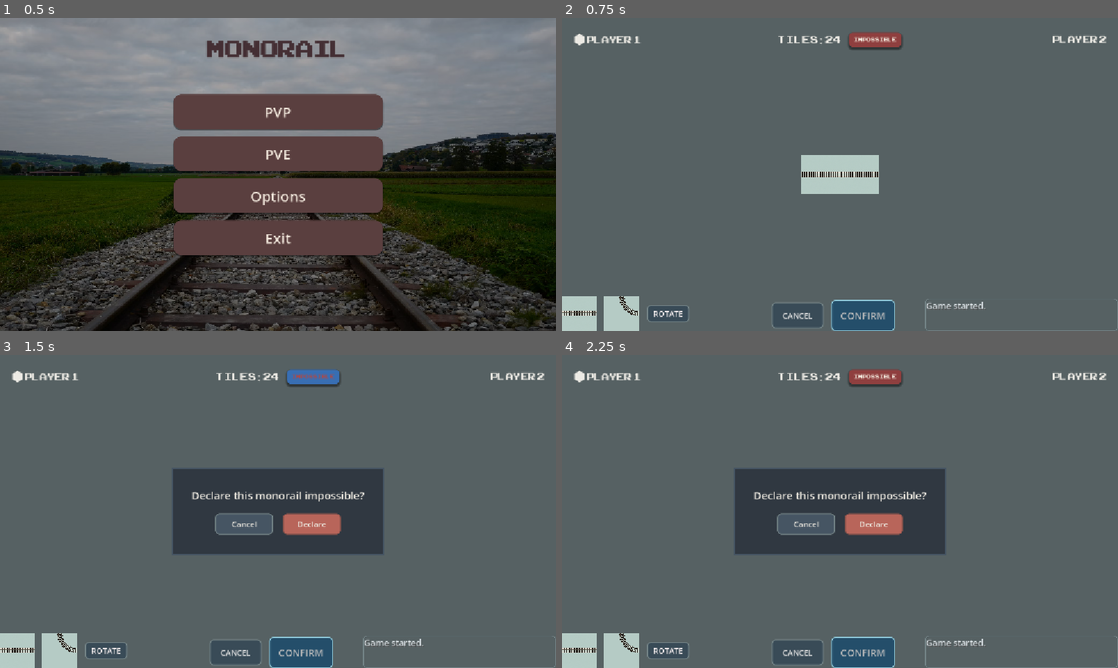
Above: before the commit, frames 1-4 (two rows, left to right).
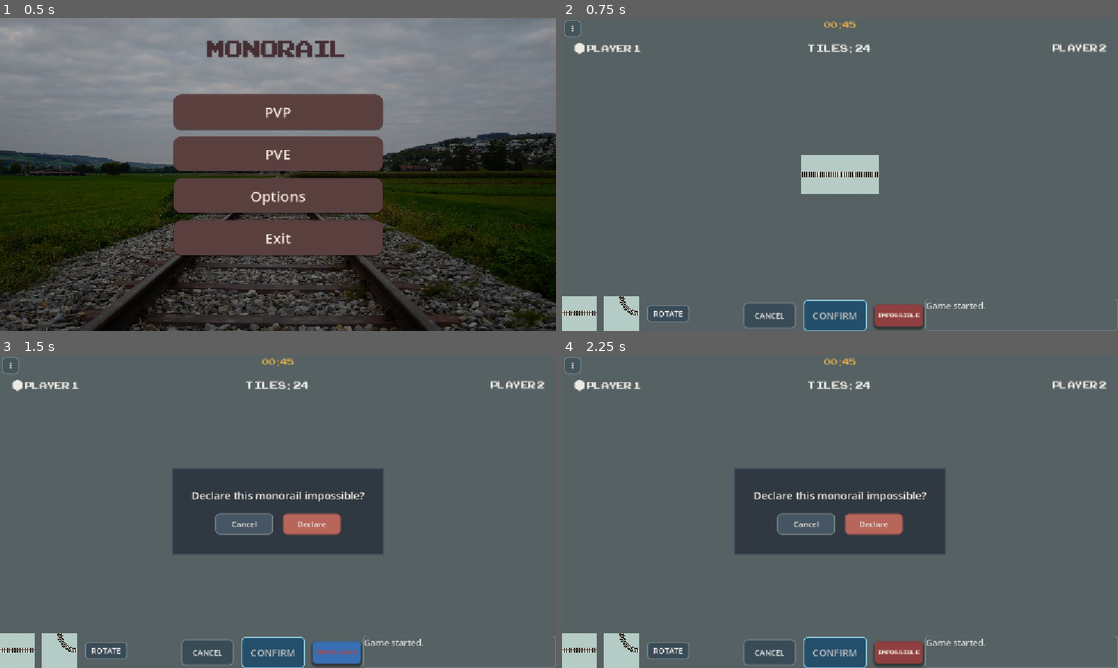
Above: after the commit, the same moments.

Repository: NguyenDucAnh20235585/monorail-godot
Game: Godot game, scene res://scenes/main_menu/main_menu.tscn
Two runs of this game, one before a commit and one after it. Both use one fixed random seed, a clock stepped at 60 frames per second and the inputs below.
Inputs (mouse positions are in pixels of both pictures, inside the frame that each line leads up to):
- Up to frame 1 (0.5 s): no input
- Up to frame 2 (0.75 s): click "PVP" at 0.5 s
- Up to frame 3 (1.5 s): click "IMPOSSIBLE" at 1.25 s
- Up to frame 4 (2.25 s): click (573, 364) at 2 s, where only the run after the commit has a clickable "⋮"

Frame 1 is identical in both runs. In frame 2, 3.5% of the frame differs, in the area x 0-98%, y 0-100%; in frame 3, 3.5%; in frame 4, 3.5%.

Commit message:
feat: update gameplay hud utility layout - anh.nd

Diff:
--- a/main.gd
+++ b/main.gd
@@ -16,7 +16,7 @@
 @onready var player_1_label: Label = $GameplayUI/HUD/MainLayout/TopArea/TopBar/LeftSide/Player1Label
 @onready var player_2_label: Label = $GameplayUI/HUD/MainLayout/TopArea/TopBar/RightSide/Player2Label
 @onready var remaining_tiles_label: Label = $GameplayUI/HUD/MainLayout/TopArea/TopBar/CenterInfo/RemainingTilesLabel
-@onready var impossible_button: Button = $GameplayUI/HUD/MainLayout/TopArea/TopBar/CenterInfo/ImpossibleButton
+@onready var impossible_button: Button = $GameplayUI/HUD/MainLayout/BottomArea/BottomLayout/ControlsRow/CenterControls/ImpossibleButton
 @onready var game_log: RichTextLabel = $GameplayUI/HUD/MainLayout/BottomArea/BottomLayout/ControlsRow/RightControls/GameLog
 @onready var end_game_overlay: Control = $GameplayUI/EndGameOverlay
 @onready var winner_label: Label = $GameplayUI/EndGameOverlay/CenterContainer/EndGameContainer/WinnerLabel
--- a/main.tscn
+++ b/main.tscn
@@ -7,6 +7,155 @@
 [ext_resource type="Texture2D" uid="uid://cu2duj0vw86v5" path="res://assets/png/Straight_tile.png" id="4_1bvp3"]
 [ext_resource type="Texture2D" uid="uid://bja2egrh1pukd" path="res://assets/png/Curve_tile.png" id="5_lquwl"]
 
+[sub_resource type="StyleBoxFlat" id="StyleBoxFlat_3owqy"]
+bg_color = Color(0.2627451, 0.33333334, 0.35686275, 1)
+border_width_left = 2
+border_width_top = 2
+border_width_right = 2
+border_width_bottom = 2
+border_color = Color(0.45490196, 0.5176471, 0.5294118, 1)
+corner_radius_top_left = 8
+corner_radius_top_right = 8
+corner_radius_bottom_right = 8
+corner_radius_bottom_left = 8
+shadow_color = Color(0.083911665, 0.083911665, 0.083911665, 0.6)
+shadow_offset = Vector2(0, 2)
+
+[sub_resource type="StyleBoxFlat" id="StyleBoxFlat_kek77"]
+bg_color = Color(0.22352941, 0.29411766, 0.34117648, 1)
+border_width_left = 2
+border_width_top = 2
+border_width_right = 2
+border_width_bottom = 2
+border_color = Color(0.45490196, 0.5176471, 0.5294118, 1)
+corner_radius_top_left = 8
+corner_radius_top_right = 8
+corner_radius_bottom_right = 8
+corner_radius_bottom_left = 8
+shadow_color = Color(0, 0, 0, 0)
+shadow_size = 3
+shadow_offset = Vector2(0, 2)
+
+[sub_resource type="StyleBoxFlat" id="StyleBoxFlat_4c57u"]
+bg_color = Color(0.16078432, 0.22352941, 0.25882354, 1)
+border_width_left = 2
+border_width_top = 2
+border_width_right = 2
+border_width_bottom = 2
+border_color = Color(0.3764706, 0.4627451, 0.5019608, 1)
+corner_radius_top_left = 8
+corner_radius_top_right = 8
+corner_radius_bottom_right = 8
+corner_radius_bottom_left = 8
+shadow_color = Color(0, 0, 0, 0)
+shadow_size = 3
+shadow_offset = Vector2(0, 2)
+
+[sub_resource type="StyleBoxFlat" id="StyleBoxFlat_efxa6"]
+bg_color = Color(0.22352941, 0.29411766, 0.34117648, 1)
+border_width_left = 2
+border_width_top = 2
+border_width_right = 2
+border_width_bottom = 2
+border_color = Color(0.45490196, 0.5176471, 0.5294118, 1)
+corner_radius_top_left = 8
+corner_radius_top_right = 8
+corner_radius_bottom_right = 8
+corner_radius_bottom_left = 8
+shadow_color = Color(0, 0, 0, 0)
+shadow_size = 3
+shadow_offset = Vector2(0, 2)
+
+[sub_resource type="StyleBoxFlat" id="StyleBoxFlat_dg77c"]
+bg_color = Color(0.22352941, 0.29411766, 0.34117648, 1)
+border_width_left = 2
+border_width_top = 2
+border_width_right = 2
+border_width_bottom = 2
+border_color = Color(0.45490196, 0.5176471, 0.5294118, 1)
+corner_radius_top_left = 8
+corner_radius_top_right = 8
+corner_radius_bottom_right = 8
+corner_radius_bottom_left = 8
+shadow_color = Color(0, 0, 0, 0)
+shadow_size = 3
+shadow_offset = Vector2(0, 2)
+
+[sub_resource type="StyleBoxFlat" id="StyleBoxFlat_ycdy4"]
+bg_color = Color(0.16078432, 0.22352941, 0.25882354, 1)
+border_width_left = 2
+border_width_top = 2
+border_width_right = 2
+border_width_bottom = 2
+border_color = Color(0.45490196, 0.5176471, 0.5294118, 1)
+corner_radius_top_left = 8
+corner_radius_top_right = 8
+corner_radius_bottom_right = 8
+corner_radius_bottom_left = 8
+shadow_color = Color(0, 0, 0, 0)
+shadow_size = 3
+shadow_offset = Vector2(0, 2)
+
+[sub_resource type="StyleBoxFlat" id="StyleBoxFlat_w48qg"]
+bg_color = Color(0.2784314, 0.38431373, 0.4392157, 1)
+border_width_left = 2
+border_width_top = 2
+border_width_right = 2
+border_width_bottom = 2
+border_color = Color(0.5686275, 0.6666667, 0.70980394, 1)
+corner_radius_top_left = 8
+corner_radius_top_right = 8
+corner_radius_bottom_right = 8
+corner_radius_bottom_left = 8
+shadow_color = Color(0.45490196, 0.5176471, 0.5294118, 1)
+shadow_size = 3
+shadow_offset = Vector2(0, 2)
+
+[sub_resource type="StyleBoxFlat" id="StyleBoxFlat_7mycd"]
+bg_color = Color(0.14117648, 0.30588236, 0.41568628, 1)
+border_width_left = 2
+border_width_top = 2
+border_width_right = 2
+border_width_bottom = 2
+border_color = Color(0.54901963, 0.77254903, 0.8392157, 1)
+corner_radius_top_left = 8
+corner_radius_top_right = 8
+corner_radius_bottom_right = 8
+corner_radius_bottom_left = 8
+shadow_color = Color(0, 0, 0, 0)
+shadow_size = 3
+shadow_offset = Vector2(0, 2)
+
+[sub_resource type="StyleBoxFlat" id="StyleBoxFlat_272bh"]
+bg_color = Color(0.09411765, 0.22745098, 0.3137255, 1)
+border_width_left = 2
+border_width_top = 2
+border_width_right = 2
+border_width_bottom = 2
+border_color = Color(0.3764706, 0.6156863, 0.6901961, 1)
+corner_radius_top_left = 8
+corner_radius_top_right = 8
+corner_radius_bottom_right = 8
+corner_radius_bottom_left = 8
+shadow_color = Color(0.8627451, 0.9254902, 0.94509804, 1)
+shadow_size = 3
+shadow_offset = Vector2(0, 2)
+
+[sub_resource type="StyleBoxFlat" id="StyleBoxFlat_5vw27"]
+bg_color = Color(0.18039216, 0.42745098, 0.47058824, 1)
+border_width_left = 2
+border_width_top = 2
+border_width_right = 2
+border_width_bottom = 2
+border_color = Color(0.54901963, 0.77254903, 0.8392157, 1)
+corner_radius_top_left = 8
+corner_radius_top_right = 8
+corner_radius_bottom_right = 8
+corner_radius_bottom_left = 8
+shadow_color = Color(0, 0, 0, 0)
+shadow_size = 3
+shadow_offset = Vector2(0, 2)
+
 [sub_resource type="StyleBoxFlat" id="StyleBoxFlat_hiya0"]
 bg_color = Color(0.56078434, 0.24705882, 0.24705882, 1)
 corner_radius_top_left = 8
@@ -36,141 +185,6 @@
 shadow_color = Color(0, 0, 0, 0.44313726)
 shadow_size = 5
 shadow_offset = Vector2(0, 3.5)
-
-[sub_resource type="StyleBoxFlat" id="StyleBoxFlat_kek77"]
-bg_color = Color(0.22352941, 0.29411766, 0.34117648, 1)
-border_width_left = 2
-border_width_top = 2
-border_width_right = 2
-border_width_bottom = 2
-border_color = Color(0.45490196, 0.5176471, 0.5294118, 1)
-corner_radius_top_left = 8
-corner_radius_top_right = 8
-corner_radius_bottom_right = 8
-corner_radius_bottom_left = 8
-shadow_color = Color(0, 0, 0, 0)
-shadow_size = 3
-shadow_offset = Vector2(0, 2)
-
-[sub_resource type="StyleBoxFlat" id="StyleBoxFlat_4c57u"]
-bg_color = Color(0.16078432, 0.22352941, 0.25882354, 1)
-border_width_left = 2
-border_width_top = 2
-border_width_right = 2
-border_width_bottom = 2
-border_color = Color(0.3764706, 0.4627451, 0.5019608, 1)
-corner_radius_top_left = 8
-corner_radius_top_right = 8
-corner_radius_bottom_right = 8
-corner_radius_bottom_left = 8
-shadow_color = Color(0, 0, 0, 0)
-shadow_size = 3
-shadow_offset = Vector2(0, 2)
-
-[sub_resource type="StyleBoxFlat" id="StyleBoxFlat_efxa6"]
-bg_color = Color(0.22352941, 0.29411766, 0.34117648, 1)
-border_width_left = 2
-border_width_top = 2
-border_width_right = 2
-border_width_bottom = 2
-border_color = Color(0.45490196, 0.5176471, 0.5294118, 1)
-corner_radius_top_left = 8
-corner_radius_top_right = 8
-corner_radius_bottom_right = 8
-corner_radius_bottom_left = 8
-shadow_color = Color(0, 0, 0, 0)
-shadow_size = 3
-shadow_offset = Vector2(0, 2)
-
-[sub_resource type="StyleBoxFlat" id="StyleBoxFlat_dg77c"]
-bg_color = Color(0.22352941, 0.29411766, 0.34117648, 1)
-border_width_left = 2
-border_width_top = 2
-border_width_right = 2
-border_width_bottom = 2
-border_color = Color(0.45490196, 0.5176471, 0.5294118, 1)
-corner_radius_top_left = 8
-corner_radius_top_right = 8
-corner_radius_bottom_right = 8
-corner_radius_bottom_left = 8
-shadow_color = Color(0, 0, 0, 0)
-shadow_size = 3
-shadow_offset = Vector2(0, 2)
-
-[sub_resource type="StyleBoxFlat" id="StyleBoxFlat_ycdy4"]
-bg_color = Color(0.16078432, 0.22352941, 0.25882354, 1)
-border_width_left = 2
-border_width_top = 2
-border_width_right = 2
-border_width_bottom = 2
-border_color = Color(0.45490196, 0.5176471, 0.5294118, 1)
-corner_radius_top_left = 8
-corner_radius_top_right = 8
-corner_radius_bottom_right = 8
-corner_radius_bottom_left = 8
-shadow_color = Color(0, 0, 0, 0)
-shadow_size = 3
-shadow_offset = Vector2(0, 2)
-
-[sub_resource type="StyleBoxFlat" id="StyleBoxFlat_w48qg"]
-bg_color = Color(0.2784314, 0.38431373, 0.4392157, 1)
-border_width_left = 2
-border_width_top = 2
-border_width_right = 2
-border_width_bottom = 2
-border_color = Color(0.5686275, 0.6666667, 0.70980394, 1)
-corner_radius_top_left = 8
-corner_radius_top_right = 8
-corner_radius_bottom_right = 8
-corner_radius_bottom_left = 8
-shadow_color = Color(0.45490196, 0.5176471, 0.5294118, 1)
-shadow_size = 3
-shadow_offset = Vector2(0, 2)
-
-[sub_resource type="StyleBoxFlat" id="StyleBoxFlat_7mycd"]
-bg_color = Color(0.14117648, 0.30588236, 0.41568628, 1)
-border_width_left = 2
-border_width_top = 2
-border_width_right = 2
-border_width_bottom = 2
-border_color = Color(0.54901963, 0.77254903, 0.8392157, 1)
-corner_radius_top_left = 8
-corner_radius_top_right = 8
-corner_radius_bottom_right = 8
-corner_radius_bottom_left = 8
-shadow_color = Color(0, 0, 0, 0)
-shadow_size = 3
-shadow_offset = Vector2(0, 2)
-
-[sub_resource type="StyleBoxFlat" id="StyleBoxFlat_272bh"]
-bg_color = Color(0.09411765, 0.22745098, 0.3137255, 1)
-border_width_left = 2
-border_width_top = 2
-border_width_right = 2
-border_width_bottom = 2
-border_color = Color(0.3764706, 0.6156863, 0.6901961, 1)
-corner_radius_top_left = 8
-corner_radius_top_right = 8
-corner_radius_bottom_right = 8
-corner_radius_bottom_left = 8
-shadow_color = Color(0.8627451, 0.9254902, 0.94509804, 1)
-shadow_size = 3
-shadow_offset = Vector2(0, 2)
-
-[sub_resource type="StyleBoxFlat" id="StyleBoxFlat_5vw27"]
-bg_color = Color(0.18039216, 0.42745098, 0.47058824, 1)
-border_width_left = 2
-border_width_top = 2
-border_width_right = 2
-border_width_bottom = 2
-border_color = Color(0.54901963, 0.77254903, 0.8392157, 1)
-corner_radius_top_left = 8
-corner_radius_top_right = 8
-corner_radius_bottom_right = 8
-corner_radius_bottom_left = 8
-shadow_color = Color(0, 0, 0, 0)
-shadow_size = 3
-shadow_offset = Vector2(0, 2)
 
 [sub_resource type="FontVariation" id="FontVariation_lquwl"]
 
@@ -396,13 +410,46 @@
 custom_minimum_size = Vector2(0, 90)
 layout_mode = 2
 
+[node name="MenuFrame" type="PanelContainer" parent="GameplayUI/HUD/MainLayout/TopArea" unique_id=1897457648]
+layout_mode = 0
+offset_left = 4.0
+offset_top = 4.0
+offset_right = 40.0
+offset_bottom = 40.0
+offset_transform_enabled = true
+theme_override_styles/panel = SubResource("StyleBoxFlat_3owqy")
+
+[node name="MenuButton" type="MenuButton" parent="GameplayUI/HUD/MainLayout/TopArea/MenuFrame" unique_id=637568001]
+custom_minimum_size = Vector2(32, 32)
+layout_mode = 2
+theme_override_colors/font_color = Color(0.9254902, 0.9098039, 0.8745098, 1)
+text = "⋮"
+
+[node name="TimerLabel" type="Label" parent="GameplayUI/HUD/MainLayout/TopArea" unique_id=362376602]
+layout_mode = 1
+anchors_preset = 5
+anchor_left = 0.5
+anchor_right = 0.5
+offset_left = -20.0
+offset_right = 20.0
+offset_bottom = 23.0
+grow_horizontal = 2
+theme_override_colors/font_color = Color(0.84313726, 0.65882355, 0.29411766, 1)
+theme_override_fonts/font = ExtResource("3_h2yge")
+theme_override_font_sizes/font_size = 26
+text = "00:45"
+horizontal_alignment = 1
+
 [node name="TopBar" type="HBoxContainer" parent="GameplayUI/HUD/MainLayout/TopArea" unique_id=1325801741]
 layout_mode = 1
 anchors_preset = 15
 anchor_right = 1.0
 anchor_bottom = 1.0
-grow_horizontal = 2
-grow_vertical = 2
+offset_top = 18.0
+offset_bottom = 18.0
+grow_horizontal = 2
+grow_vertical = 2
+theme_override_constants/separation = 14
 
 [node name="LeftSide" type="MarginContainer" parent="GameplayUI/HUD/MainLayout/TopArea/TopBar" unique_id=1691835040]
 layout_mode = 2
@@ -432,8 +479,109 @@
 theme_override_font_sizes/font_size = 30
 text = "Tiles: 24"
 
-[node name="ImpossibleButton" type="Button" parent="GameplayUI/HUD/MainLayout/TopArea/TopBar/CenterInfo" unique_id=1074076662]
-custom_minimum_size = Vector2(108, 30)
+[node name="RightSide" type="MarginContainer" parent="GameplayUI/HUD/MainLayout/TopArea/TopBar" unique_id=1691410048]
+layout_mode = 2
+size_flags_horizontal = 3
+theme_override_constants/margin_right = 24
+
+[node name="Player2Label" type="Label" parent="GameplayUI/HUD/MainLayout/TopArea/TopBar/RightSide" unique_id=1890284870]
+layout_mode = 2
+theme_override_colors/font_color = Color(0.9254902, 0.91764706, 0.89411765, 1)
+theme_override_colors/font_shadow_color = Color(0.093160845, 0.093160845, 0.09316083, 0)
+theme_override_constants/shadow_outline_size = 10
+theme_override_fonts/font = ExtResource("3_h2yge")
+theme_override_font_sizes/font_size = 28
+text = "PLAYER 2"
+horizontal_alignment = 2
+
+[node name="CenterArea" type="Control" parent="GameplayUI/HUD/MainLayout" unique_id=380588728]
+layout_mode = 2
+size_flags_vertical = 3
+mouse_filter = 2
+
+[node name="BottomArea" type="Control" parent="GameplayUI/HUD/MainLayout" unique_id=53408603]
+custom_minimum_size = Vector2(0, 130)
+layout_mode = 2
+size_flags_vertical = 4
+
+[node name="BottomLayout" type="VBoxContainer" parent="GameplayUI/HUD/MainLayout/BottomArea" unique_id=912296563]
+layout_mode = 1
+anchors_preset = 15
+anchor_right = 1.0
+anchor_bottom = 1.0
+grow_horizontal = 2
+grow_vertical = 2
+
+[node name="ControlsRow" type="HBoxContainer" parent="GameplayUI/HUD/MainLayout/BottomArea/BottomLayout" unique_id=280392677]
+layout_mode = 2
+size_flags_vertical = 3
+
+[node name="LeftControls" type="HBoxContainer" parent="GameplayUI/HUD/MainLayout/BottomArea/BottomLayout/ControlsRow" unique_id=1978371113]
+layout_mode = 2
+size_flags_horizontal = 3
+size_flags_vertical = 8
+theme_override_constants/separation = 16
+
+[node name="StraightTileObject" type="TextureButton" parent="GameplayUI/HUD/MainLayout/BottomArea/BottomLayout/ControlsRow/LeftControls" unique_id=2126241641]
+custom_minimum_size = Vector2(72, 72)
+layout_mode = 2
+texture_normal = ExtResource("4_1bvp3")
+ignore_texture_size = true
+stretch_mode = 5
+
+[node name="CornerTileObject" type="TextureButton" parent="GameplayUI/HUD/MainLayout/BottomArea/BottomLayout/ControlsRow/LeftControls" unique_id=1875824984]
+custom_minimum_size = Vector2(72, 72)
+layout_mode = 2
+texture_normal = ExtResource("5_lquwl")
+ignore_texture_size = true
+stretch_mode = 5
+
+[node name="RotateButton" type="Button" parent="GameplayUI/HUD/MainLayout/BottomArea/BottomLayout/ControlsRow/LeftControls" unique_id=704569226]
+custom_minimum_size = Vector2(88, 36)
+layout_mode = 2
+size_flags_horizontal = 0
+size_flags_vertical = 4
+theme_override_colors/font_color = Color(0.93333334, 0.9098039, 0.9137255, 1)
+theme_override_colors/font_pressed_color = Color(0.87058824, 0.8352941, 0.84313726, 1)
+theme_override_colors/font_hover_color = Color(1, 1, 1, 1)
+theme_override_styles/normal = SubResource("StyleBoxFlat_kek77")
+theme_override_styles/pressed = SubResource("StyleBoxFlat_4c57u")
+theme_override_styles/hover = SubResource("StyleBoxFlat_efxa6")
+text = "ROTATE
+"
+
+[node name="CenterControls" type="HBoxContainer" parent="GameplayUI/HUD/MainLayout/BottomArea/BottomLayout/ControlsRow" unique_id=2002038386]
+layout_mode = 2
+size_flags_horizontal = 3
+size_flags_vertical = 8
+theme_override_constants/separation = 16
+alignment = 1
+
+[node name="CancelButton" type="Button" parent="GameplayUI/HUD/MainLayout/BottomArea/BottomLayout/ControlsRow/CenterControls" unique_id=1521902884]
+custom_minimum_size = Vector2(108, 54)
+layout_mode = 2
+size_flags_vertical = 4
+theme_override_styles/normal = SubResource("StyleBoxFlat_dg77c")
+theme_override_styles/pressed = SubResource("StyleBoxFlat_ycdy4")
+theme_override_styles/hover = SubResource("StyleBoxFlat_w48qg")
+text = "CANCEL"
+
+[node name="ConfirmButton" type="Button" parent="GameplayUI/HUD/MainLayout/BottomArea/BottomLayout/ControlsRow/CenterControls" unique_id=994016034]
+custom_minimum_size = Vector2(132, 64)
+layout_mode = 2
+size_flags_horizontal = 4
+size_flags_vertical = 4
+theme_override_colors/font_color = Color(0.7346793, 0.73468024, 0.7346795, 1)
+theme_override_colors/font_pressed_color = Color(1, 1, 1, 1)
+theme_override_colors/font_hover_pressed_color = Color(1, 1, 1, 1)
+theme_override_font_sizes/font_size = 20
+theme_override_styles/normal = SubResource("StyleBoxFlat_7mycd")
+theme_override_styles/pressed = SubResource("StyleBoxFlat_272bh")
+theme_override_styles/hover = SubResource("StyleBoxFlat_5vw27")
+text = "CONFIRM"
+
+[node name="ImpossibleButton" type="Button" parent="GameplayUI/HUD/MainLayout/BottomArea/BottomLayout/ControlsRow/CenterControls" unique_id=1074076662]
+custom_minimum_size = Vector2(100, 46)
 layout_mode = 2
 size_flags_horizontal = 4
 size_flags_vertical = 4
@@ -448,107 +596,6 @@
 theme_override_styles/hover = SubResource("StyleBoxFlat_h2yge")
 text = "Impossible"
 
-[node name="RightSide" type="MarginContainer" parent="GameplayUI/HUD/MainLayout/TopArea/TopBar" unique_id=1691410048]
-layout_mode = 2
-size_flags_horizontal = 3
-theme_override_constants/margin_right = 24
-
-[node name="Player2Label" type="Label" parent="GameplayUI/HUD/MainLayout/TopArea/TopBar/RightSide" unique_id=1890284870]
-layout_mode = 2
-theme_override_colors/font_color = Color(0.9254902, 0.91764706, 0.89411765, 1)
-theme_override_colors/font_shadow_color = Color(0.093160845, 0.093160845, 0.09316083, 0)
-theme_override_constants/shadow_outline_size = 10
-theme_override_fonts/font = ExtResource("3_h2yge")
-theme_override_font_sizes/font_size = 28
-text = "PLAYER 2"
-horizontal_alignment = 2
-
-[node name="CenterArea" type="Control" parent="GameplayUI/HUD/MainLayout" unique_id=380588728]
-layout_mode = 2
-size_flags_vertical = 3
-mouse_filter = 2
-
-[node name="BottomArea" type="Control" parent="GameplayUI/HUD/MainLayout" unique_id=53408603]
-custom_minimum_size = Vector2(0, 130)
-layout_mode = 2
-size_flags_vertical = 4
-
-[node name="BottomLayout" type="VBoxContainer" parent="GameplayUI/HUD/MainLayout/BottomArea" unique_id=912296563]
-layout_mode = 1
-anchors_preset = 15
-anchor_right = 1.0
-anchor_bottom = 1.0
-grow_horizontal = 2
-grow_vertical = 2
-
-[node name="ControlsRow" type="HBoxContainer" parent="GameplayUI/HUD/MainLayout/BottomArea/BottomLayout" unique_id=280392677]
-layout_mode = 2
-size_flags_vertical = 3
-
-[node name="LeftControls" type="HBoxContainer" parent="GameplayUI/HUD/MainLayout/BottomArea/BottomLayout/ControlsRow" unique_id=1978371113]
-layout_mode = 2
-size_flags_horizontal = 3
-size_flags_vertical = 8
-theme_override_constants/separation = 16
-
-[node name="StraightTileObject" type="TextureButton" parent="GameplayUI/HUD/MainLayout/BottomArea/BottomLayout/ControlsRow/LeftControls" unique_id=2126241641]
-custom_minimum_size = Vector2(72, 72)
-layout_mode = 2
-texture_normal = ExtResource("4_1bvp3")
-ignore_texture_size = true
-stretch_mode = 5
-
-[node name="CornerTileObject" type="TextureButton" parent="GameplayUI/HUD/MainLayout/BottomArea/BottomLayout/ControlsRow/LeftControls" unique_id=1875824984]
-custom_minimum_size = Vector2(72, 72)
-layout_mode = 2
-texture_normal = ExtResource("5_lquwl")
-ignore_texture_size = true
-stretch_mode = 5
-
-[node name="RotateButton" type="Button" parent="GameplayUI/HUD/MainLayout/BottomArea/BottomLayout/ControlsRow/LeftControls" unique_id=704569226]
-custom_minimum_size = Vector2(88, 36)
-layout_mode = 2
-size_flags_horizontal = 0
-size_flags_vertical = 4
-theme_override_colors/font_color = Color(0.93333334, 0.9098039, 0.9137255, 1)
-theme_override_colors/font_pressed_color = Color(0.87058824, 0.8352941, 0.84313726, 1)
-theme_override_colors/font_hover_color = Color(1, 1, 1, 1)
-theme_override_styles/normal = SubResource("StyleBoxFlat_kek77")
-theme_override_styles/pressed = SubResource("StyleBoxFlat_4c57u")
-theme_override_styles/hover = SubResource("StyleBoxFlat_efxa6")
-text = "ROTATE
-"
-
-[node name="CenterControls" type="HBoxContainer" parent="GameplayUI/HUD/MainLayout/BottomArea/BottomLayout/ControlsRow" unique_id=2002038386]
-layout_mode = 2
-size_flags_horizontal = 3
-size_flags_vertical = 8
-theme_override_constants/separation = 16
-alignment = 1
-
-[node name="CancelButton" type="Button" parent="GameplayUI/HUD/MainLayout/BottomArea/BottomLayout/ControlsRow/CenterControls" unique_id=1521902884]
-custom_minimum_size = Vector2(108, 54)
-layout_mode = 2
-size_flags_vertical = 4
-theme_override_styles/normal = SubResource("StyleBoxFlat_dg77c")
-theme_override_styles/pressed = SubResource("StyleBoxFlat_ycdy4")
-theme_override_styles/hover = SubResource("StyleBoxFlat_w48qg")
-text = "CANCEL"
-
-[node name="ConfirmButton" type="Button" parent="GameplayUI/HUD/MainLayout/BottomArea/BottomLayout/ControlsRow/CenterControls" unique_id=994016034]
-custom_minimum_size = Vector2(132, 64)
-layout_mode = 2
-size_flags_horizontal = 4
-size_flags_vertical = 4
-theme_override_colors/font_color = Color(0.7346793, 0.73468024, 0.7346795, 1)
-theme_override_colors/font_pressed_color = Color(1, 1, 1, 1)
-theme_override_colors/font_hover_pressed_color = Color(1, 1, 1, 1)
-theme_override_font_sizes/font_size = 20
-theme_override_styles/normal = SubResource("StyleBoxFlat_7mycd")
-theme_override_styles/pressed = SubResource("StyleBoxFlat_272bh")
-theme_override_styles/hover = SubResource("StyleBoxFlat_5vw27")
-text = "CONFIRM"
-
 [node name="RightControls" type="MarginContainer" parent="GameplayUI/HUD/MainLayout/BottomArea/BottomLayout/ControlsRow" unique_id=1807317531]
 layout_mode = 2
 size_flags_horizontal = 3
@@ -697,12 +744,12 @@
 
 [connection signal="indicator_clicked" from="Board" to="." method="_on_board_indicator_clicked"]
 [connection signal="pending_tile_clicked" from="Board" to="." method="_on_board_pending_tile_clicked"]
-[connection signal="pressed" from="GameplayUI/HUD/MainLayout/TopArea/TopBar/CenterInfo/ImpossibleButton" to="." method="_on_impossible_button_pressed"]
 [connection signal="pressed" from="GameplayUI/HUD/MainLayout/BottomArea/BottomLayout/ControlsRow/LeftControls/StraightTileObject" to="." method="_on_straight_button_pressed"]
 [connection signal="pressed" from="GameplayUI/HUD/MainLayout/BottomArea/BottomLayout/ControlsRow/LeftControls/CornerTileObject" to="." method="_on_corner_button_pressed"]
 [connection signal="pressed" from="GameplayUI/HUD/MainLayout/BottomArea/BottomLayout/ControlsRow/LeftControls/RotateButton" to="." method="_on_rotate_button_pressed"]
 [connection signal="pressed" from="GameplayUI/HUD/MainLayout/BottomArea/BottomLayout/ControlsRow/CenterControls/CancelButton" to="." method="_on_cancel_button_pressed"]
 [connection signal="pressed" from="GameplayUI/HUD/MainLayout/BottomArea/BottomLayout/ControlsRow/CenterControls/ConfirmButton" to="." method="_on_confirm_button_pressed"]
+[connection signal="pressed" from="GameplayUI/HUD/MainLayout/BottomArea/BottomLayout/ControlsRow/CenterControls/ImpossibleButton" to="." method="_on_impossible_button_pressed"]
 [connection signal="pressed" from="GameplayUI/EndGameOverlay/CenterContainer/EndGameContainer/PlayAgainButton" to="." method="_on_play_again_button_pressed"]
 [connection signal="pressed" from="GameplayUI/EndGameOverlay/CenterContainer/EndGameContainer/BackToMenuButton" to="." method="_on_back_to_menu_button_pressed"]
 [connection signal="pressed" from="GameplayUI/ImpossibleScene/CenterContainer/PanelContainer/Content/ButtonRow/CancelButton" to="." method="_on_impossible_cancel_button_pressed"]
